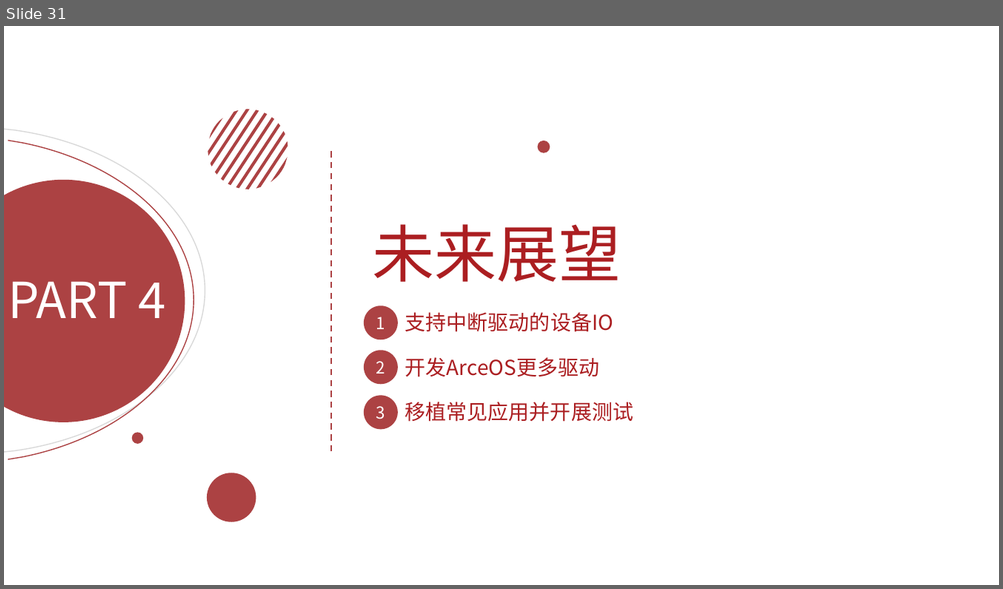
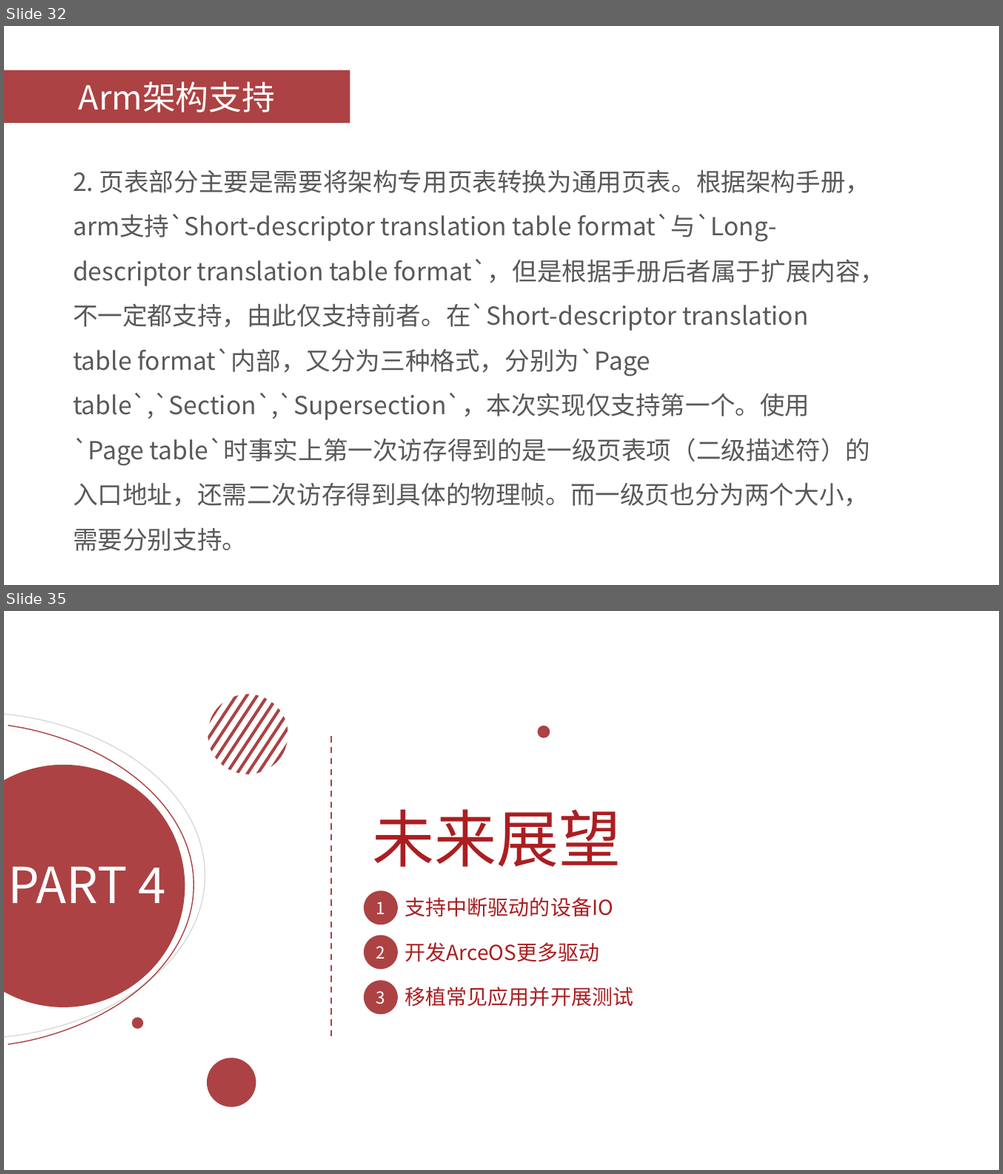
Before and after one commit to OSH-2023/Actus_Neopiritus, a slide deck: researches/结题汇报.pptx. Shown one above the other, each under a label of ours: slide 31 before the commit, slides 32 and 35 after it; the slides between them are not shown. The pictures are 1003x589 and 1003x1174 pixels, drawn with LibreOffice and Linux fonts; fonts in the diff are those of the drawing. Boxes give left, top, right and bottom in pixels: in the first picture for what was removed or moved away, otherwise in the second. Text is boxed around its words. In the diff, an @@ line names an element or a change of style, - is before the commit and + after.

```diff
--- a/researches/结题汇报.pptx
+++ b/researches/结题汇报.pptx
@@ slide 32 added at (4,26,999,585), background #FFFFFF @@
@@ rectangle added at (4,70,350,123), fill #AC4243, 32 pt, text #FFFFFF @@
+Arm架构支持
@@ text added at (73,170,885,551), 24 pt, text #595959 @@
+2. 页表部分主要是需要将架构专用页表转换为通用页表。根据架构手册，arm支持`Short-descriptor translation table format`与`Long-descriptor translation table format`，但是根据手册后者属于扩展内容，不一定都支持，由此仅支持前者。在`Short-descriptor translation table format`内部，又分为三种格式，分别为`Page table`,`Section`,`Supersection`，本次实现仅支持第一个。使用`Page table`时事实上第一次访存得到的是一级页表项（二级描述符）的入口地址，还需二次访存得到具体的物理帧。而一级页也分为两个大小，需要分别支持。
@@ what was slide 31 is now slide 35 @@
```
Also in this commit, not shown: 3 slides changed, 5 other slides added, 2 slides removed, 2 other files.
